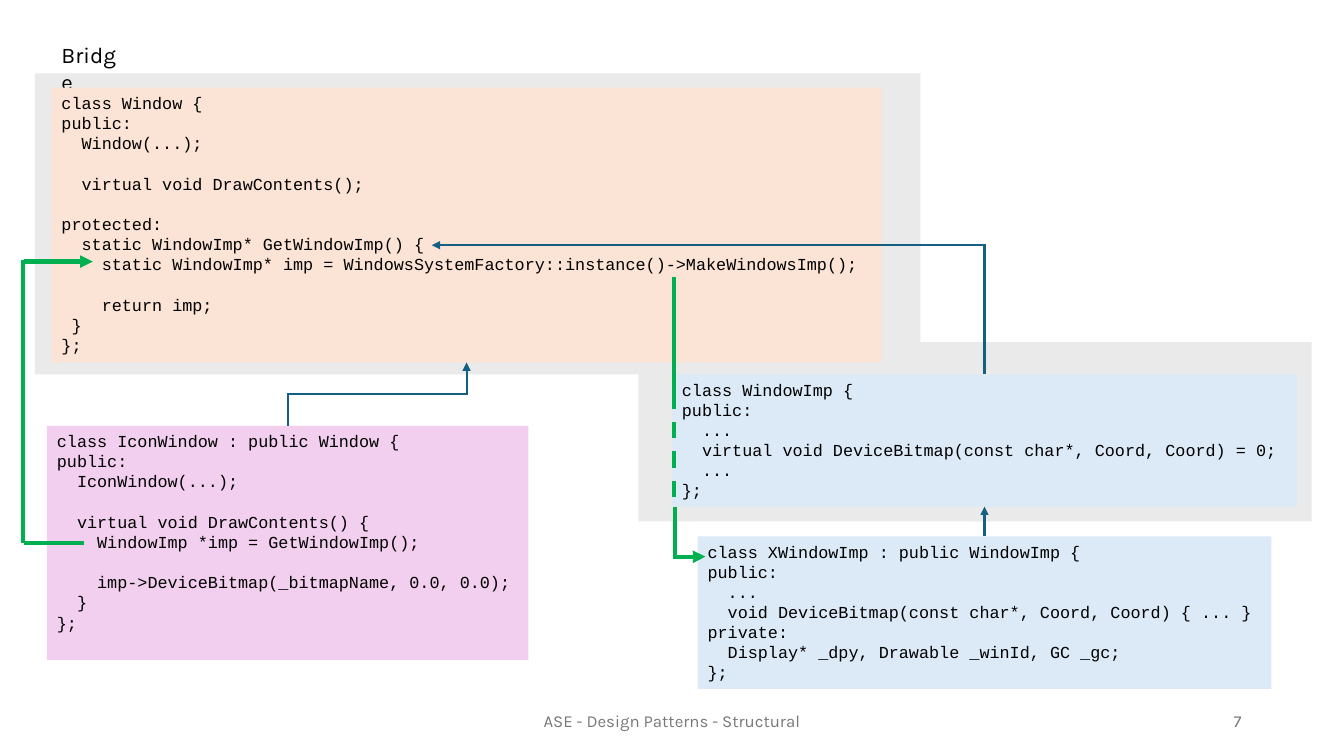
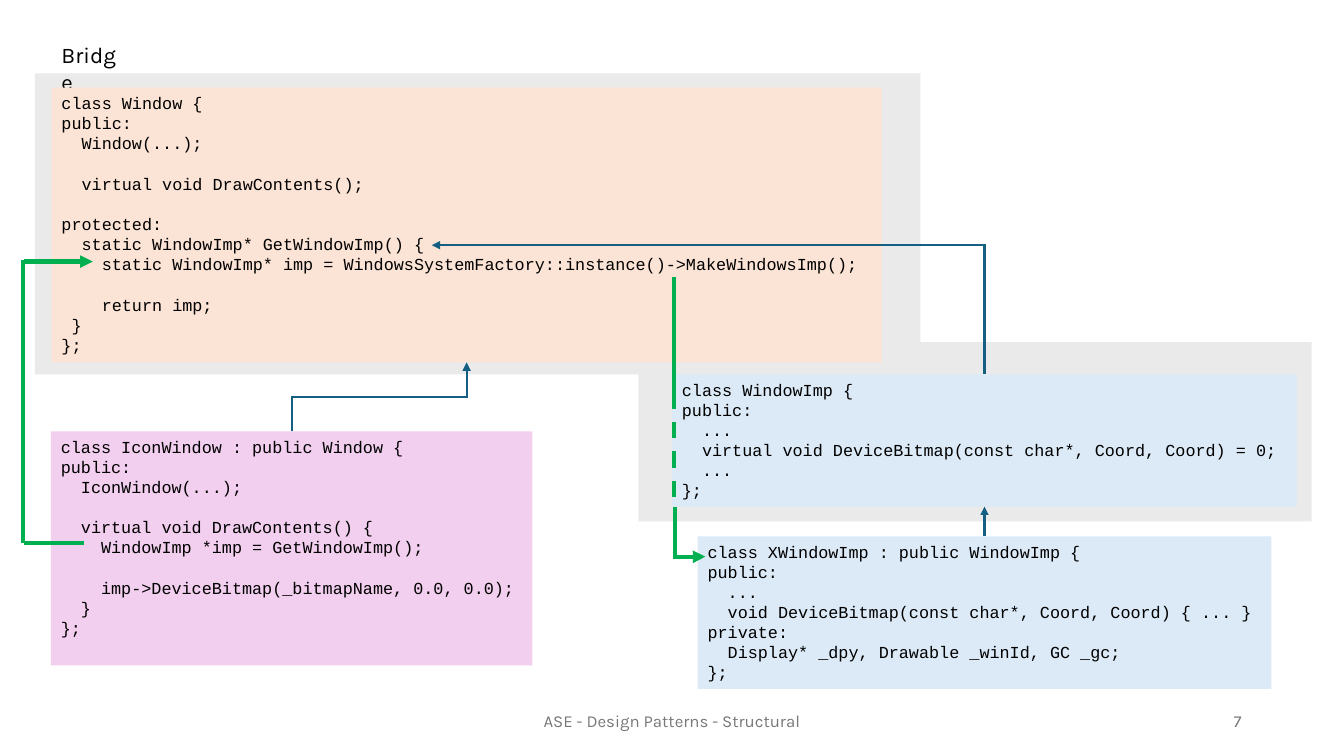
Before and after one commit to Ehsangood1/ASE, a slide deck: slide 7 of Lesson.03 - Design Patterns - Structural/Structural.pptx. Drawn at 1344x756 pixels with LibreOffice and Linux fonts; fonts in the diff are those of the drawing. Boxes give left, top, right and bottom in pixels: in the first picture for what was removed or moved away, otherwise in the second. Text is boxed around its words. In the diff, an @@ line names an element or a change of style, - is before the commit and + after.

```diff
--- a/Lesson.03 - Design Patterns - Structural/Structural.pptx
+++ b/Lesson.03 - Design Patterns - Structural/Structural.pptx
@@ elbow arrow moved from (287, 426) - (467, 363) to (291, 432) - (467, 363) @@
@@ rectangle "class IconWindow : public Window ...": place and size @@
-rectangle "class IconWindow : public Window ..." at box(47, 426, 529, 660)
+rectangle "class IconWindow : public Window ..." at box(50, 432, 532, 665)
```
Also in this commit, not shown: 3 other slides changed.
